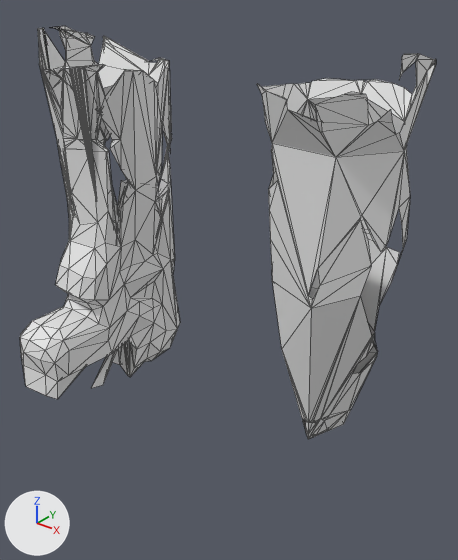
Two versions of the glTF model maybraid/assets/characters/clothes/body/humanoid_full_body/knee_high_boots.glb, one commit apart.
Rendered twice from a 50 mm lens placed at (0.678, -0.806, -0.285), pointed at (0.067, -0.043, -0.759). Arrows for +X, +Y and +Z are at lower left; the lights stay in place. The first picture is the older version. Mesh edges are drawn as thin lines. Vertices at exactly the same position are counted once.

Script lines for the objects in view, before the commit:
```python
me_harempants_002 = bpy.data.meshes.new('HaremPants.002')
me_harempants_002.from_pydata(...)  # 939 vertices, 1806 faces; spans x -0.358..0.355, y -0.255..0.108, z -1.067..-0.372
ob_harempants = bpy.data.objects.new('HaremPants', me_harempants_002)
ob_harempants.location = (0.0, 0.0, 0.0)
```
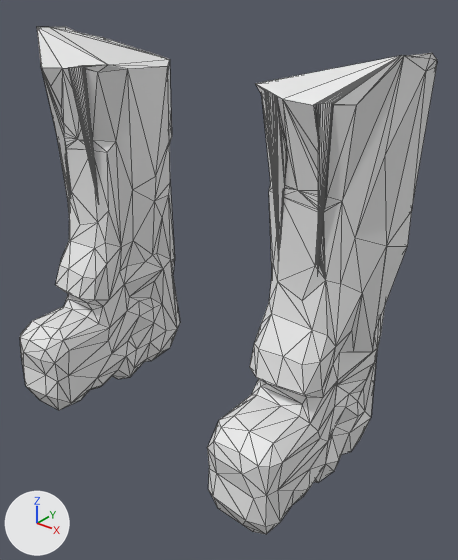
Pixel boxes (x1, y1, x2, y2) of what changed, in the pictures (458 x 560 px):
'HaremPants', reshaped (23% taller)
    before: (20, 26, 436, 439)
    after: (20, 26, 437, 534)
part 1 of me_harempants_002, rebuilt (28% wider, 25% taller)
    before: (257, 53, 436, 439)
    after: (207, 53, 437, 534)
part 2 of me_harempants_002, reshaped
    before: (38, 26, 175, 398)
    after: (27, 26, 175, 410)

The change, as a diff of the scene's bpy script:
```diff
--- a/maybraid/assets/characters/clothes/body/humanoid_full_body/knee_high_boots.glb.py
+++ b/maybraid/assets/characters/clothes/body/humanoid_full_body/knee_high_boots.glb.py
@@ me_harempants_002 @@
 # used by ob_harempants; location = (0.0, 0.0, 0.0)
-me_harempants_002.from_pydata(...)  # 939 vertices, 1806 faces; spans x -0.358..0.355, y -0.255..0.108, z -1.067..-0.372
+me_harempants_002.from_pydata(...)  # 692 vertices, 1376 faces; spans x -0.358..0.356, y -0.255..0.108, z -1.07..-0.373
+# me_harempants_002 part 1: the loose piece of 285 vertices spanning x 0.138..0.355, y -0.125..0.1, z -1.006..-0.372 is rebuilt with 346 vertices and now spans x 0.134..0.356, y -0.255..0.108, z -1.07..-0.373
+# me_harempants_002 part 2: 1 vertex moved within x -0.166, y 0.037, z -0.722; 515 vertices removed from x -0.358..-0.132, y -0.13..0.106, z -1.015..-0.376; 207 vertices added at x -0.358..-0.133, y -0.241..0.107, z -1.07..-0.373
```
